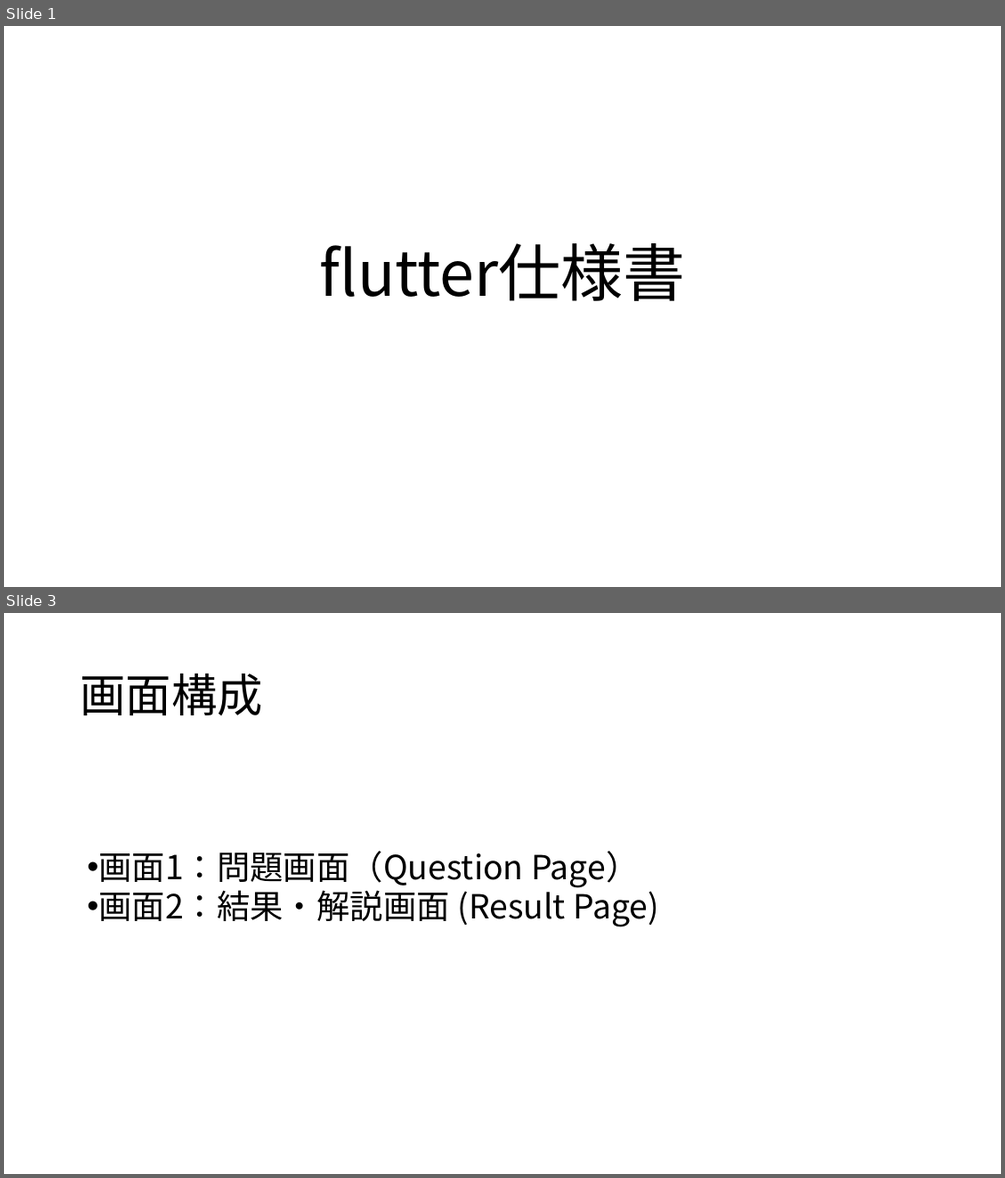
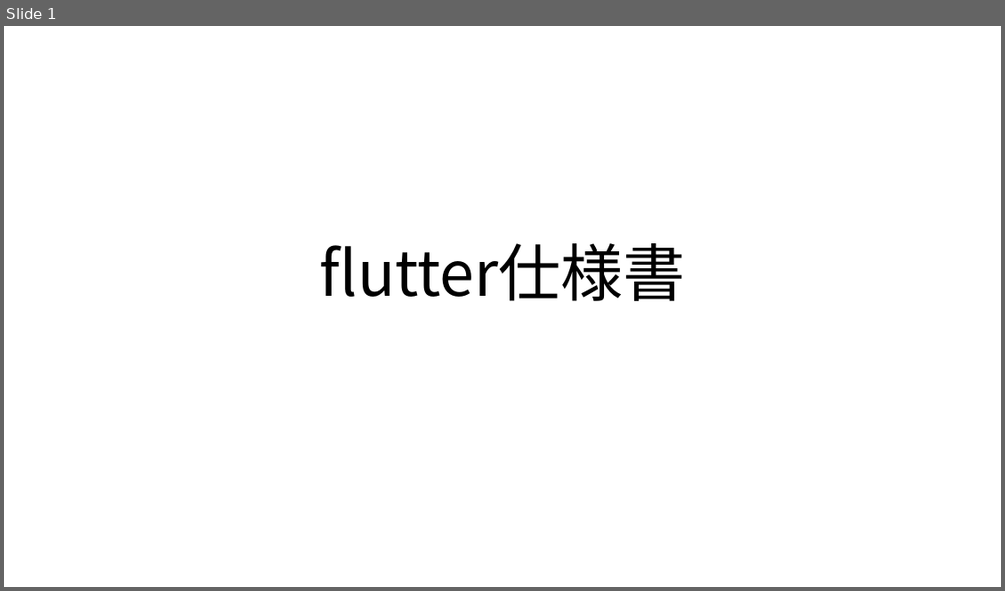
Before and after one commit to Maple-robin/flutter2025, a slide deck: flutter_仕様書.pptx. Shown one above the other, each under a label of ours: slides 1 and 3 before the commit, slide 1 after it; the slides between them are not shown. The pictures are 1005x1178 and 1005x591 pixels, drawn with LibreOffice and Linux fonts; fonts in the diff are those of the drawing. Boxes give left, top, right and bottom in pixels: in the first picture for what was removed or moved away, otherwise in the second. Text is boxed around its words. In the diff, an @@ line names an element or a change of style, - is before the commit and + after.

```diff
--- a/flutter_仕様書.pptx
+++ b/flutter_仕様書.pptx
@@ slide 3 removed at (4,613,1001,1174), background #FFFFFF @@
@@ title removed at (80,674,262,715) @@
-画面構成
@@ text removed at (98,851,659,927) @@
-• 画面1：問題画面（Question Page）
-• 画面2：結果・解説画面 (Result Page)
```
Also in this commit, not shown: 2 slides added, 1 other slide removed, 1 other file.
